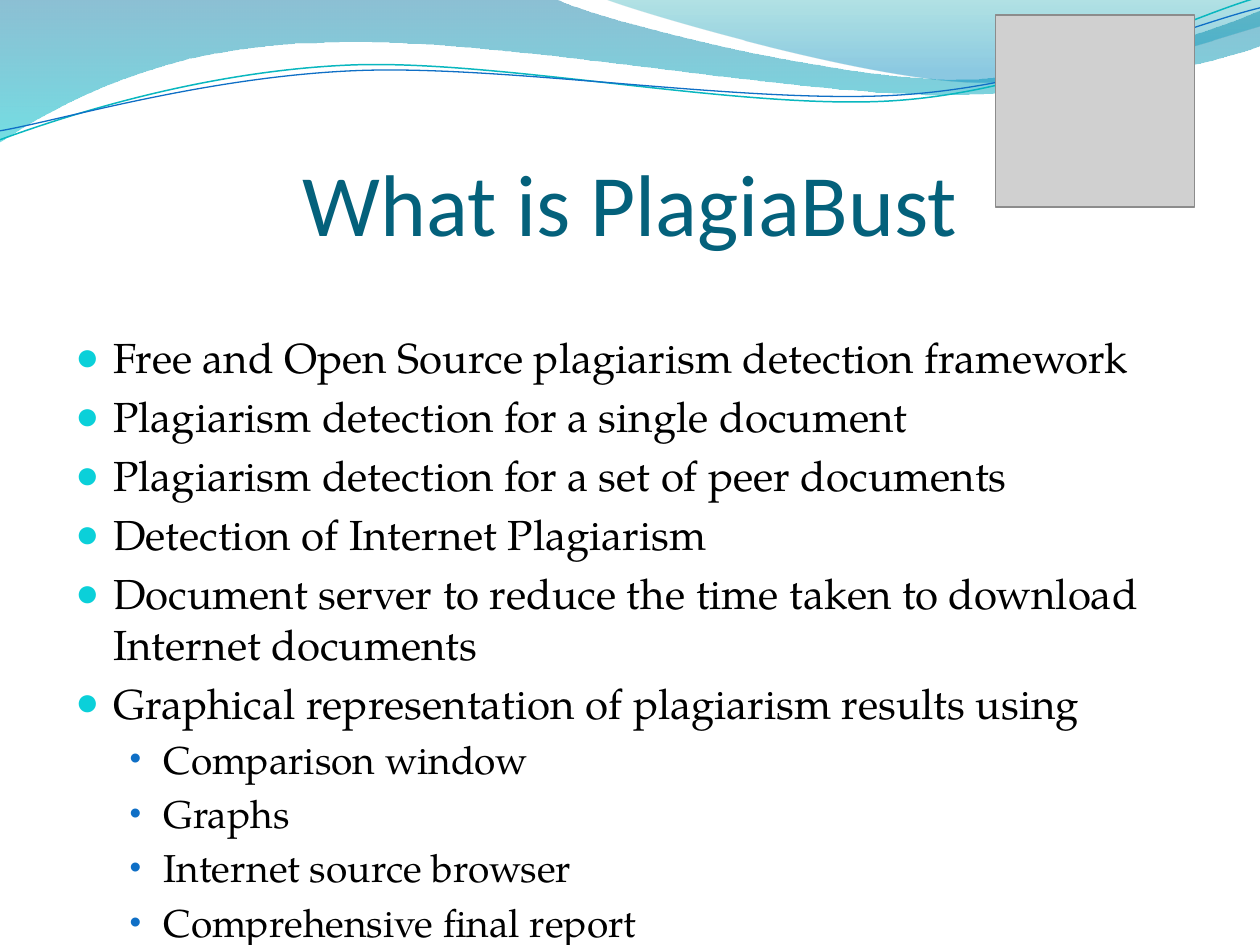
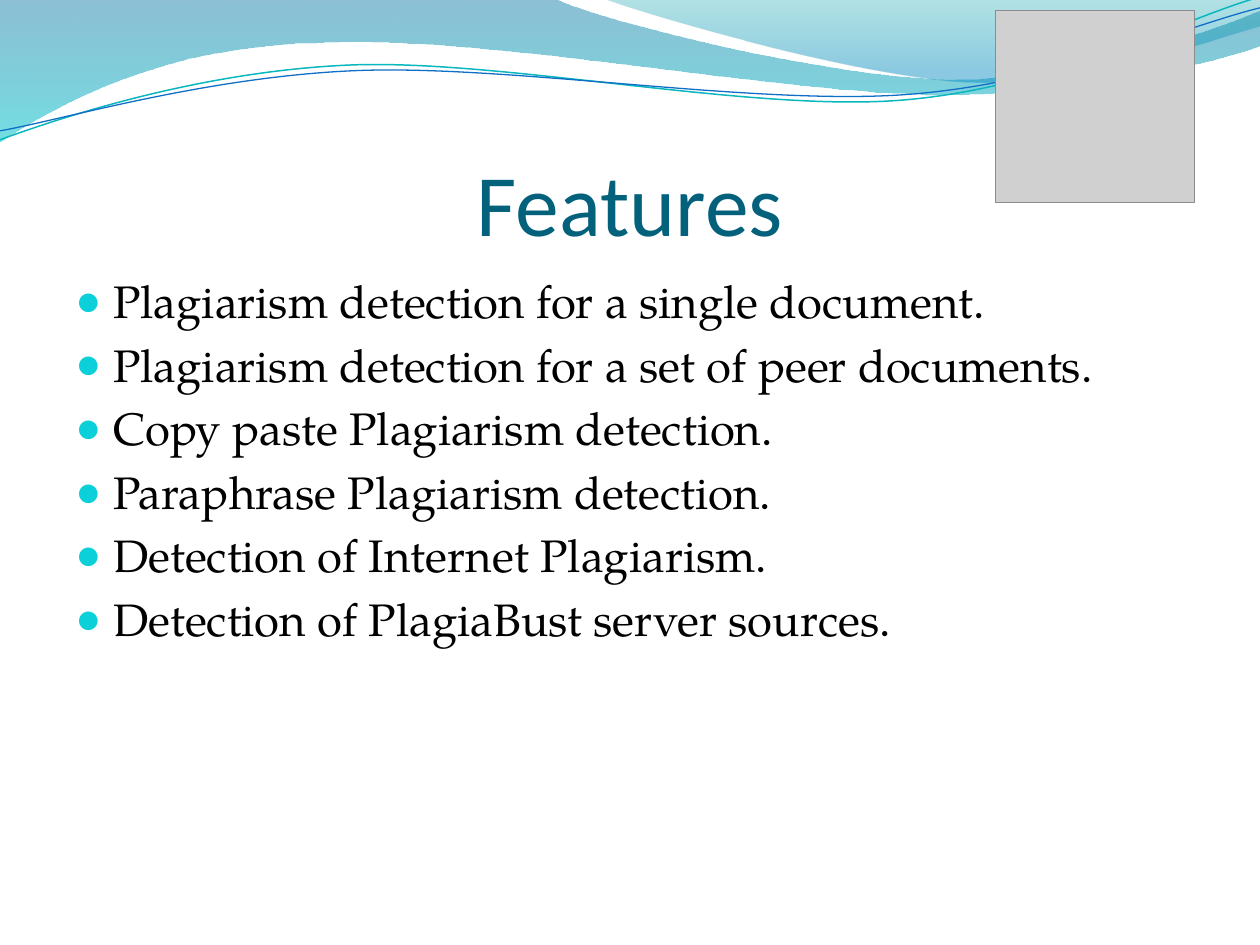
Before and after one commit to rohan501206/project-plagiabust, a slide deck: slide 6 of project docs/Final Presentation.pptx (slide 5 before the commit). Drawn at 1260x945 pixels with LibreOffice and Linux fonts; fonts in the diff are those of the drawing; grey boxes stand for pictures; background and template pictures are left out. Boxes give left, top, right and bottom in pixels: in the first picture for what was removed or moved away, otherwise in the second. Text is boxed around its words. In the diff, an @@ line names an element or a change of style, - is before the commit and + after.

```diff
--- a/project docs/Final Presentation.pptx
+++ b/project docs/Final Presentation.pptx
@@ picture moved from (x1=995, y1=15, x2=1194, y2=207) to (x1=995, y1=10, x2=1194, y2=202) @@
@@ title at (x1=477, y1=180, x2=783, y2=237): text changed @@
-What is PlagiaBust
+Features
@@ text at (x1=113, y1=284, x2=1092, y2=649): text changed; size 24.1 to 26 pt @@
-● Free and Open Source plagiarism detection framework
-● Plagiarism detection for a single document
-● Plagiarism detection for a set of peer documents
-● Detection of Internet Plagiarism
-● Document server to reduce the time taken to download Internet documents
-● Graphical representation of plagiarism results using
-  • Comparison window
-  • Graphs
-  • Internet source browser
-  • Comprehensive final report
+● Plagiarism detection for a single document.
+● Plagiarism detection for a set of peer documents.
+● Copy paste Plagiarism detection.
+● Paraphrase Plagiarism detection.
+● Detection of Internet Plagiarism.
+● Detection of PlagiaBust server sources.
```
Also in this commit, not shown: 17 other slides changed, 8 slides added, 1 slide removed.
